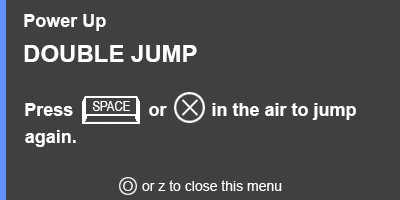
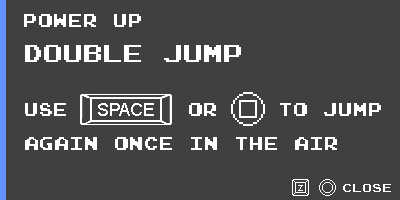
Comparing the layer stacks of the two 400×200 images. Changes:
renamed "or z to close this menu" to "Key (Small)", hid it, painted on it over [119, 177, 282, 195]
removed layer "Layer 4 copy" over [174, 92, 205, 123]
added layer "Square Button (Big)" above "Triangle Button (Big)" over [231, 92, 265, 126]
added layer "Circle Button (small)" above "Key (small)1" over [319, 179, 336, 196]
added layer "Key (small)1" above "z" over [292, 179, 309, 196]
added layer "z" above "close" over [298, 185, 303, 191]
added layer "close" above "Key copy" over [343, 184, 391, 192]
added layer "Key copy" above "SPACE" over [80, 94, 172, 125]
painted on "SPACE" over [92, 101, 154, 116]
removed layer "again." over [25, 130, 76, 147]
renamed "Press or in the air to jump" to "USE or to JUMP again once in the air", painted on it over [25, 103, 381, 150]
moved "Layer 2" above "Power Up", painted on it over [82, 96, 140, 124]
painted on "Power Up" over [24, 14, 141, 31]
renamed "DOUBLE JUMP" to "double jump", painted on it over [24, 45, 241, 62]
